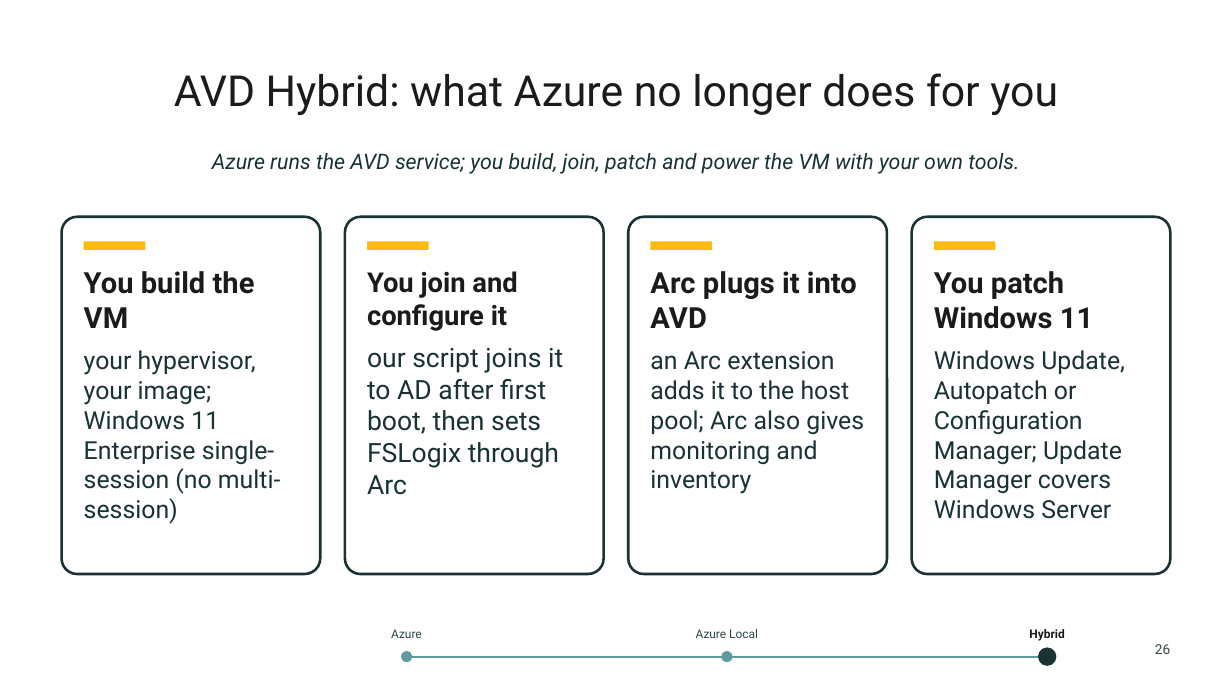
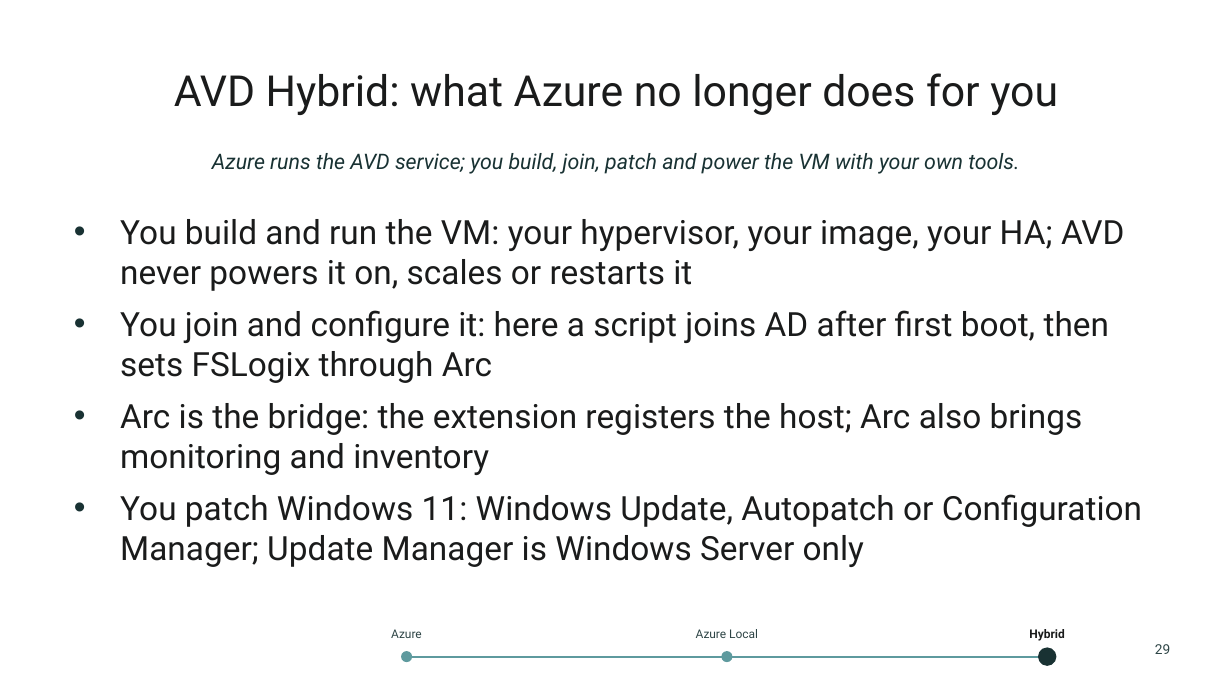
Before and after one commit to thisismydemo/nic2026_avd, a slide deck: slide 29 of presentation/AVD_Anywhere_NIC2026.pptx (slide 26 before the commit). Drawn at 1232x693 pixels with LibreOffice and Linux fonts; fonts in the diff are those of the drawing; background and template pictures are left out. Boxes give left, top, right and bottom in pixels: in the first picture for what was removed or moved away, otherwise in the second. Text is boxed around its words. In the diff, an @@ line names an element or a change of style, - is before the commit and + after.

```diff
--- a/presentation/AVD_Anywhere_NIC2026.pptx
+++ b/presentation/AVD_Anywhere_NIC2026.pptx
@@ rounded rectangle removed at (62, 217, 320, 574) @@
@@ text added at (120, 219, 1142, 567), 19.5 pt, text #1A1B1B @@
+• You build and run the VM: your hypervisor, your image, your HA; AVD never powers it on, scales or restarts it
+• You join and configure it: here a script joins AD after first boot, then sets FSLogix through Arc
+• Arc is the bridge: the extension registers the host; Arc also brings monitoring and inventory
+• You patch Windows 11: Windows Update, Autopatch or Configuration Manager; Update Manager is Windows Server only
@@ rounded rectangle removed at (345, 217, 604, 574) @@
@@ rounded rectangle removed at (628, 217, 887, 574) @@
@@ rounded rectangle removed at (912, 217, 1170, 574) @@
@@ rectangle removed at (84, 241, 145, 250) @@
@@ rectangle removed at (367, 241, 429, 250) @@
@@ rectangle removed at (650, 241, 712, 250) @@
@@ rectangle removed at (934, 241, 995, 250) @@
@@ text removed at (84, 271, 281, 524) @@
-You build the VM
-your hypervisor, your image; Windows 11 Enterprise single-session (no multi-session)
@@ text removed at (367, 271, 563, 495) @@
-You join and configure it
-our script joins it to AD after first boot, then sets FSLogix through Arc
@@ text removed at (650, 271, 864, 494) @@
-Arc plugs it into AVD
-an Arc extension adds it to the host pool; Arc also gives monitoring and inventory
@@ text removed at (934, 271, 1125, 519) @@
-You patch Windows 11
-Windows Update, Autopatch or Configuration Manager; Update Manager covers Windows Server
@@ text at (1155, 644, 1170, 654): text changed @@
-26
+29
```
Also in this commit, not shown: 37 other slides changed, 5 slides added, 2 slides removed.
